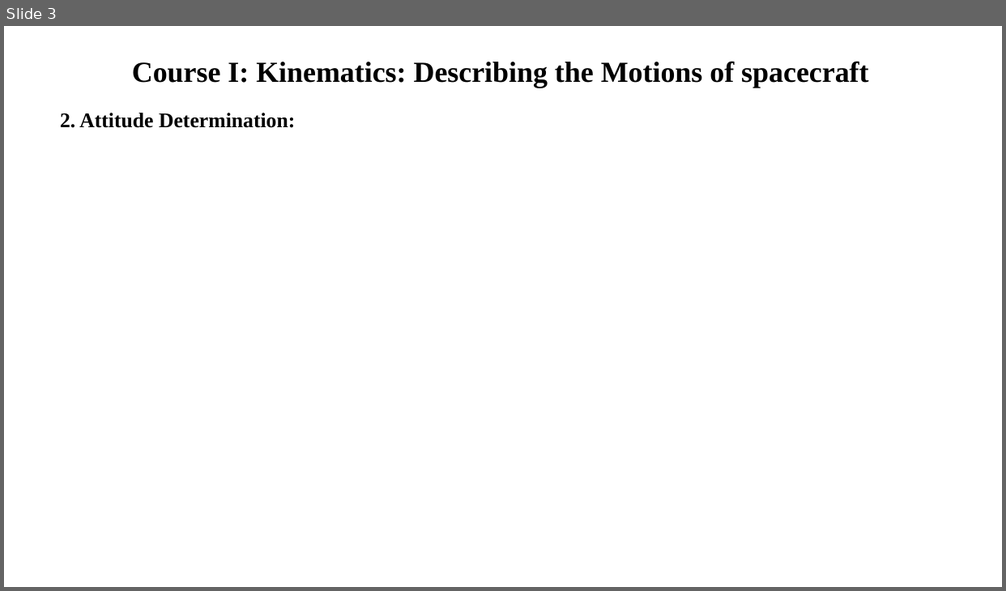
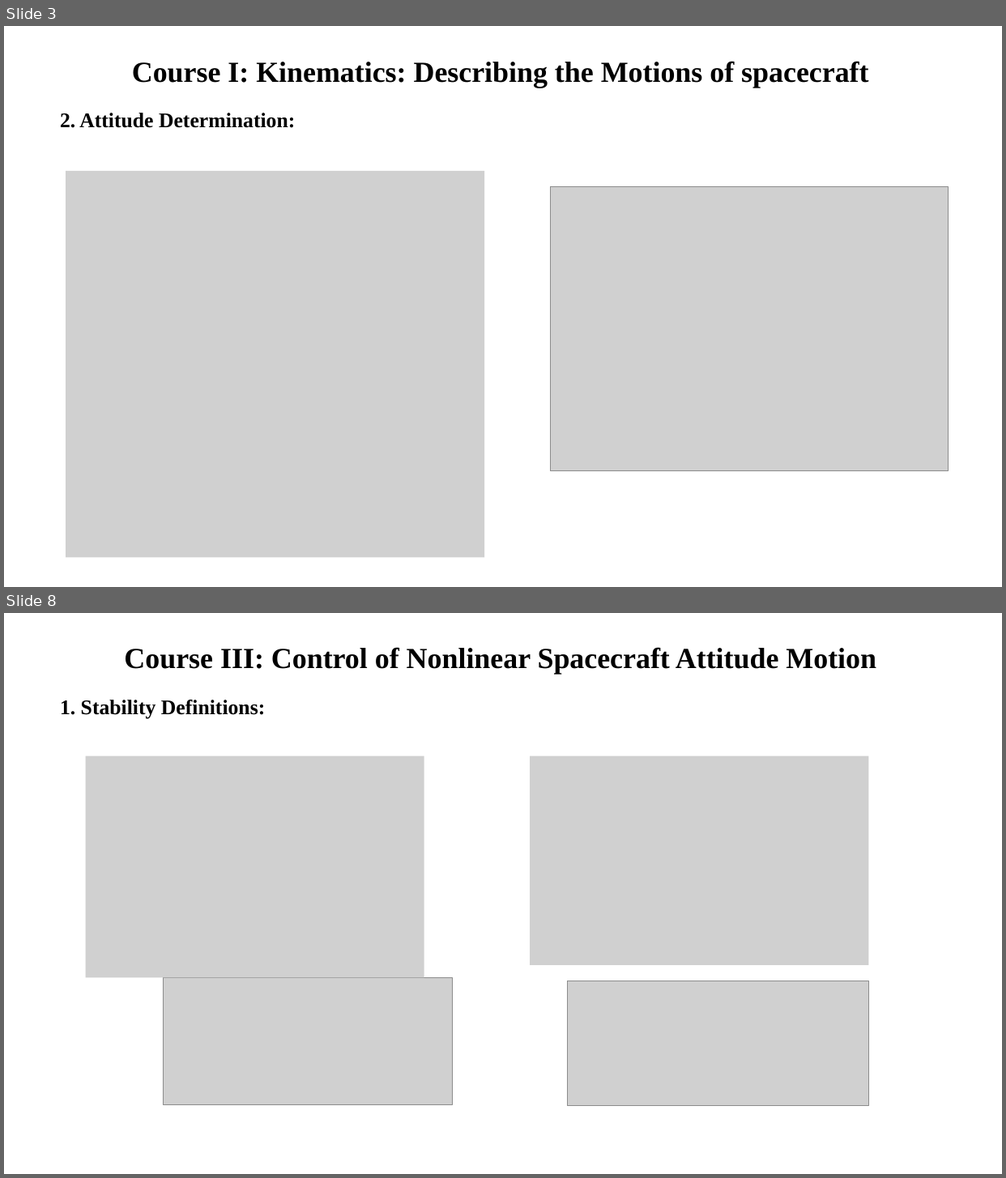
Before and after one commit to KalexxHoang/VTX_Report, a slide deck: Course report.pptx. Shown one above the other, each under a label of ours: slide 3 before the commit, slides 3 and 8 after it; the slides between them are not shown. The pictures are 1006x591 and 1006x1178 pixels, drawn with LibreOffice and Linux fonts; fonts in the diff are those of the drawing; grey boxes stand for pictures. Boxes give left, top, right and bottom in pixels: in the first picture for what was removed or moved away, otherwise in the second. Text is boxed around its words. In the diff, an @@ line names an element or a change of style, - is before the commit and + after.

```diff
--- a/Course report.pptx
+++ b/Course report.pptx
@@ slide 8 added at (4, 613, 1002, 1174), background #FFFFFF @@
@@ text added at (124, 647, 876, 674), 28 pt, text #000000, bold @@
+Course III: Control of Nonlinear Spacecraft Attitude Motion
@@ text added at (60, 700, 265, 719), 20 pt, text #000000, bold @@
+1. Stability Definitions:
@@ picture added at (86, 756, 424, 977) @@
@@ picture added at (530, 756, 869, 965) @@
@@ picture added at (164, 977, 453, 1105) @@
@@ picture added at (567, 982, 868, 1105) @@
@@ slide 3 changed as well @@
@@ picture added at (66, 171, 484, 558) @@
@@ picture added at (551, 187, 948, 472) @@
```
Also in this commit, not shown: 1 other slide changed, 7 other slides added, 1 other file.
